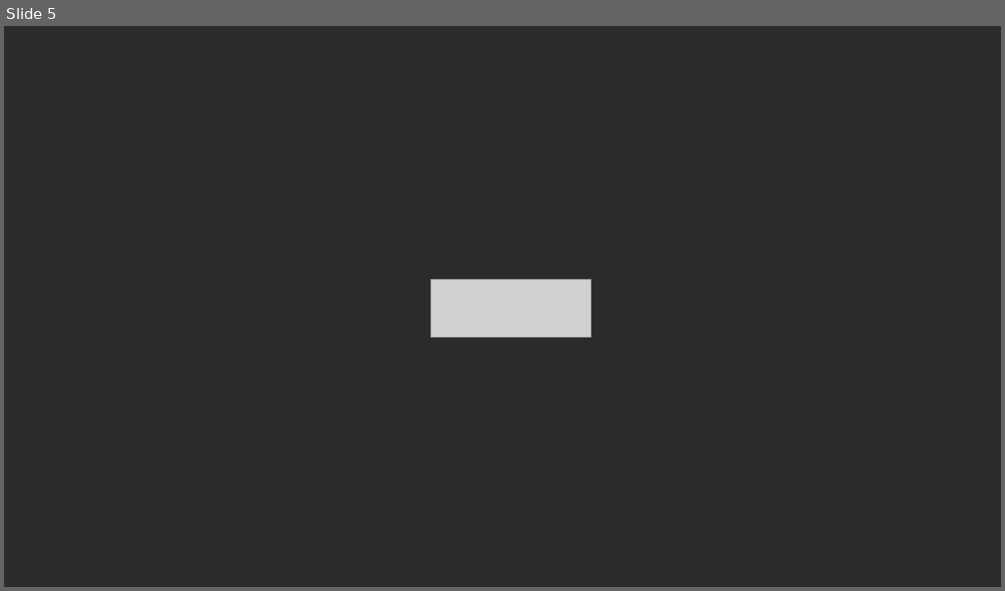
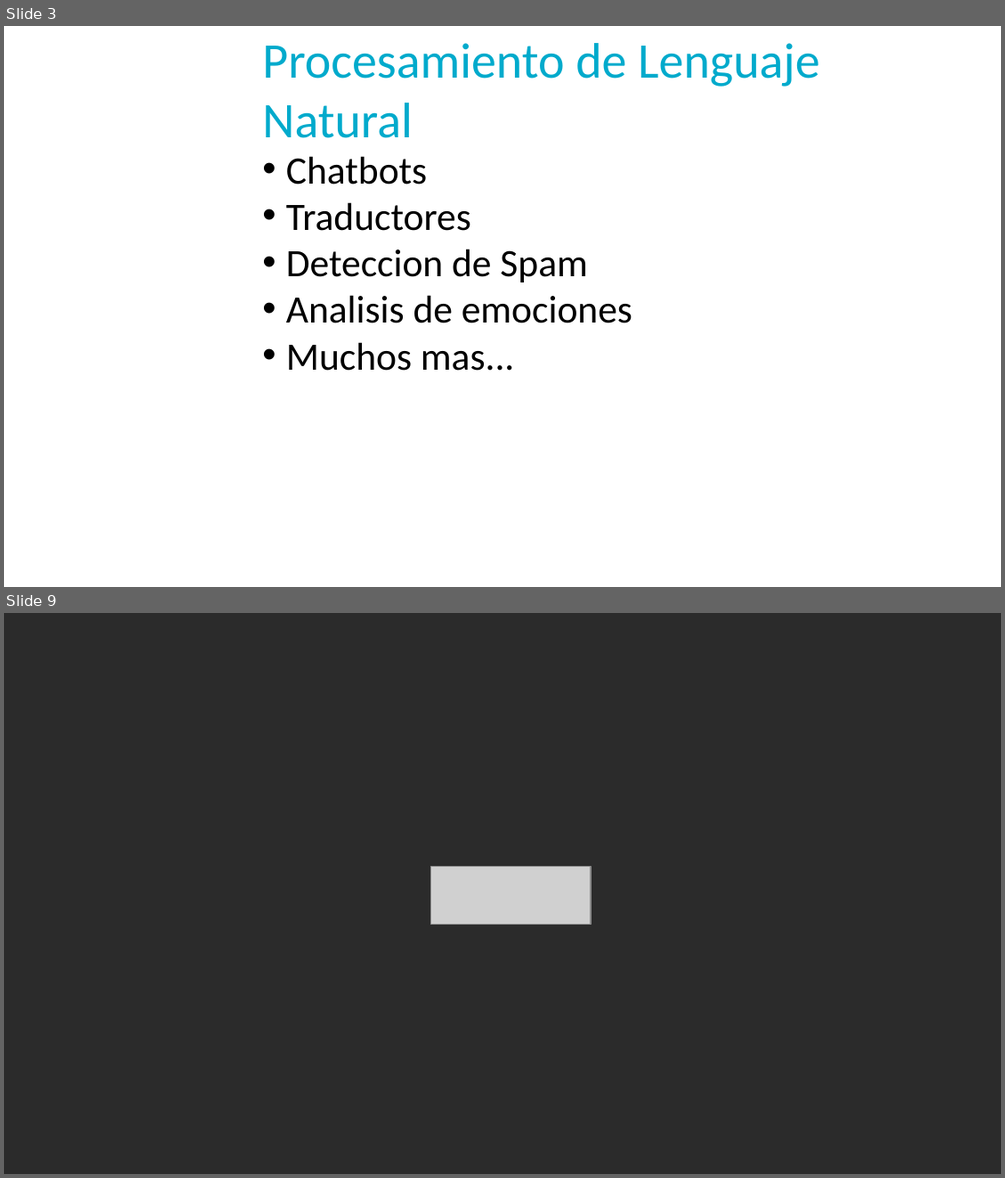
Before and after one commit to llealgt/Presentacion_UVG_Semana_de_a_tecnologia_2017, a slide deck: UVG_NLP_Presentation.pptx. Shown one above the other, each under a label of ours: slide 5 before the commit, slides 3 and 9 after it; the slides between them are not shown. The pictures are 1005x591 and 1005x1178 pixels, drawn with LibreOffice and Linux fonts; fonts in the diff are those of the drawing; grey boxes stand for pictures; background and template pictures are left out; a plain dark background stands for a picture behind light text. Boxes give left, top, right and bottom in pixels: in the first picture for what was removed or moved away, otherwise in the second. Text is boxed around its words. In the diff, an @@ line names an element or a change of style, - is before the commit and + after.

```diff
--- a/UVG_NLP_Presentation.pptx
+++ b/UVG_NLP_Presentation.pptx
@@ slide 3 added at bbox=[4, 26, 1001, 587], background picture (left out) @@
@@ text added at bbox=[262, 43, 820, 138], 36 pt, text #00AACC @@
+Procesamiento de Lenguaje Natural
@@ text added at bbox=[286, 156, 632, 370], 28 pt, text #000000 @@
+• Chatbots
+• Traductores
+• Deteccion de Spam
+• Analisis de emociones
+• Muchos mas...
@@ what was slide 5 is now slide 9 @@
```
Also in this commit, not shown: 1 slide changed, 6 other slides added, 3 slides removed, 1 other file.
